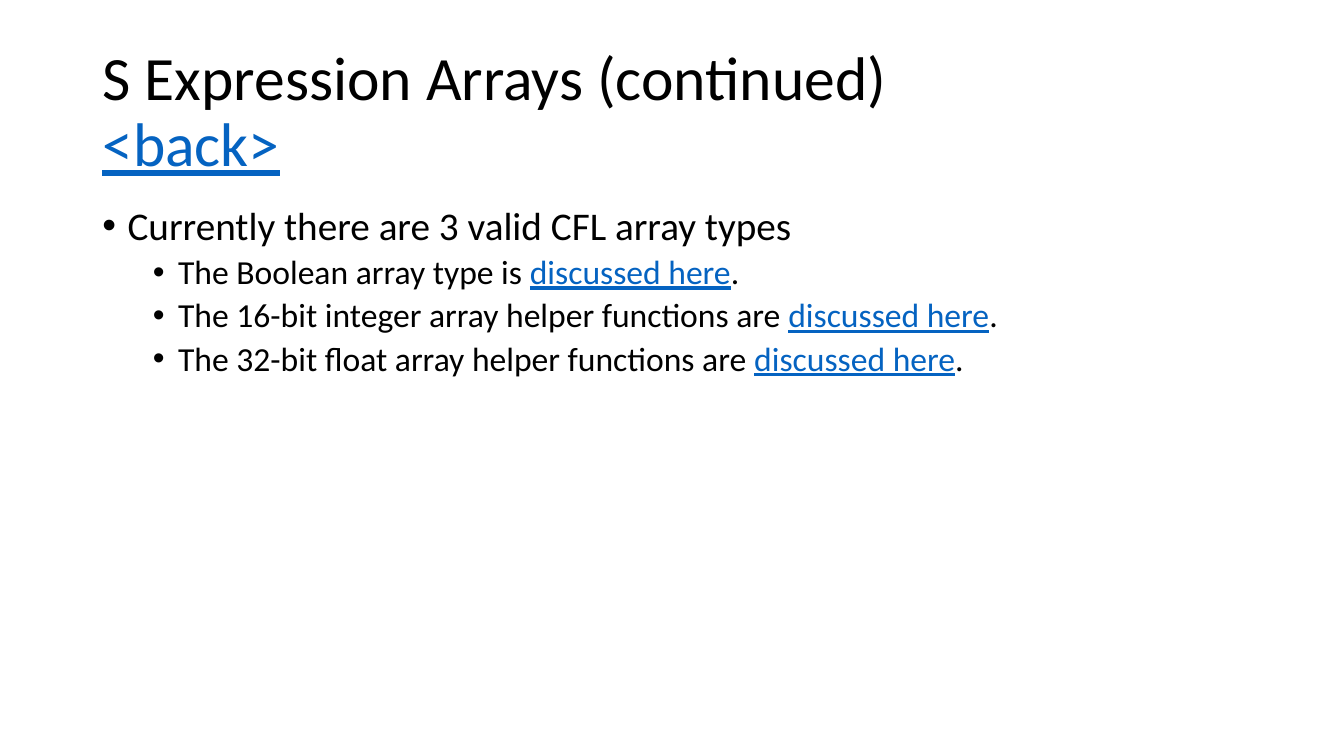
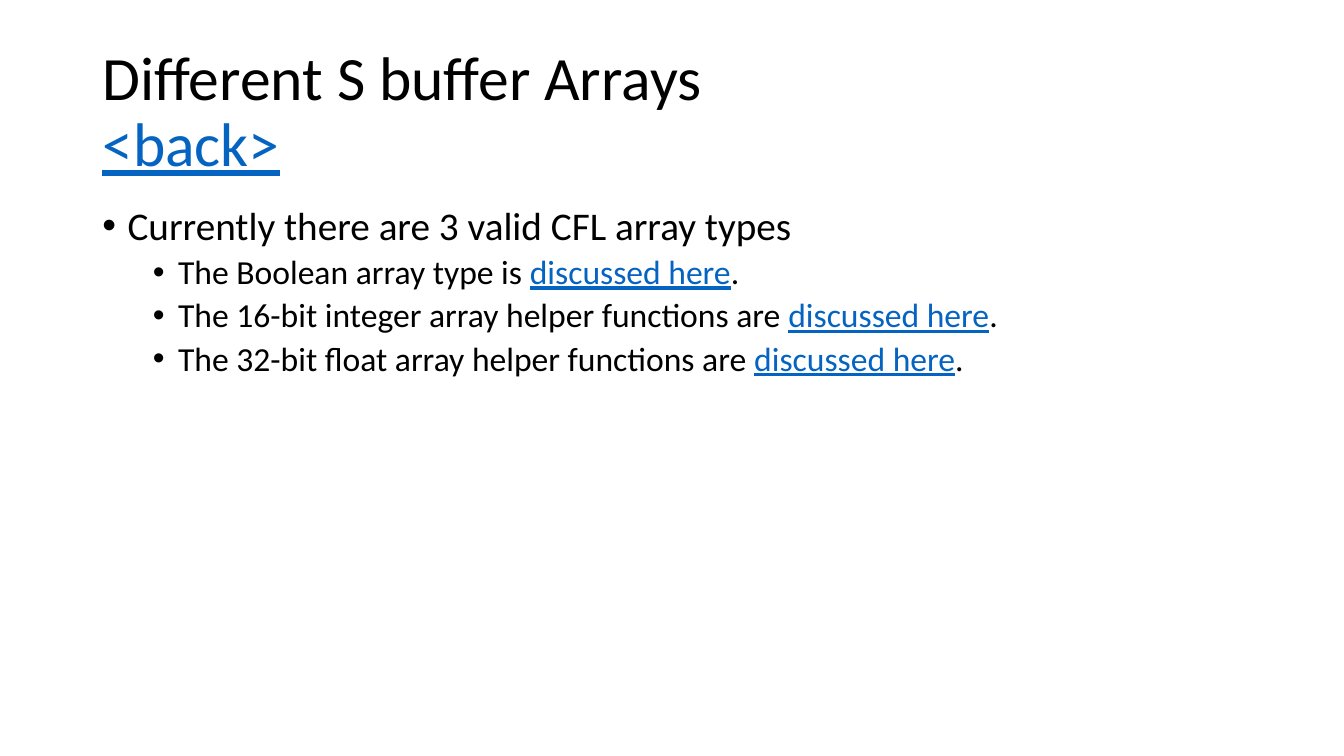
Before and after one commit to glenn-edgar/CFL, a slide deck: slide 115 of documentation/CFL_Documentation.pptx (slide 105 before the commit). Drawn at 1344x756 pixels with LibreOffice and Linux fonts; fonts in the diff are those of the drawing. Boxes give left, top, right and bottom in pixels: in the first picture for what was removed or moved away, otherwise in the second. Text is boxed around its words. In the diff, an @@ line names an element or a change of style, - is before the commit and + after.

```diff
--- a/documentation/CFL_Documentation.pptx
+++ b/documentation/CFL_Documentation.pptx
@@ title at (x1=102, y1=57, x2=701, y2=176): text changed @@
-S Expression Arrays (continued)
-<back>
+Different S buffer Arrays
+<back>
```
Also in this commit, not shown: 11 other slides changed, 90 slides added, 2 slides removed, 9 other files.
